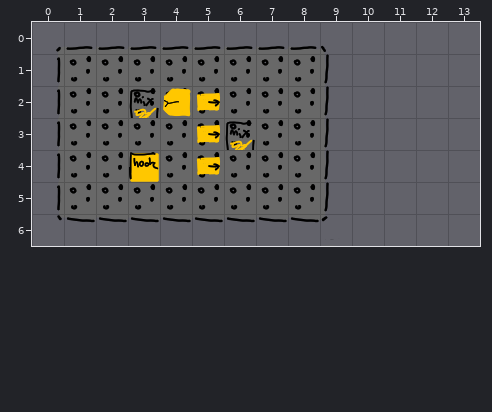
One commit to this Tiled map: game/src/levels/hook_something.tmx. The picture above was drawn from the file before the commit.
Cells are 32x32 px. Shown: x 0..13, y 0..6.
The result:
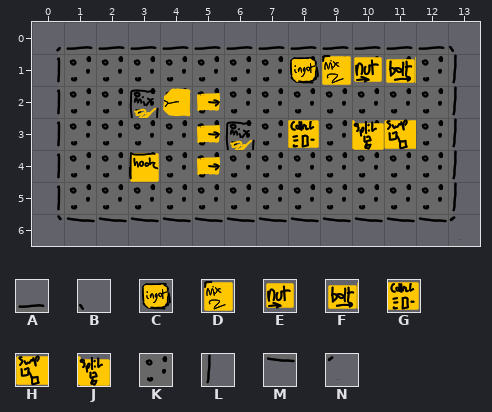
Key: from "tileset": A 1, B 2, C 7, D 8, E 9, F 10, G 11, H 12, J 13, K 17, L 18, M 33, N 34.
_ is an empty cell.
Objects are placed by their top-left corner, in cells (3,4 is the top-left corner of cell 3,4); size is 1x1 cell unless given.
Change:
Layer "floor":
Tile A replaces tile B in row 0 at x 9.
Tile A is added in row 0 at x 10 to 12.
Tile B is added in row 0 at x 13.
Tile K replaces tile L in rows 1 to 5 at x 9.
Tile K is added in rows 1 to 5 at x 10 to 12.
Tile L is added in rows 1 to 5 at x 13.
Tile M replaces tile N in row 6 at x 9.
Tile M is added in row 6 at x 10 to 12.
Tile N is added in row 6 at x 13.
Layer "objects":
A new object: C at 8,1.
A new object: D at 9,1.
A new object: E at 10,1.
A new object: F at 11,1.
A new object: G at 8,3.
A new object: H at 11,3.
A new object: J at 10,3.
Pixel boxes of the changes (left, top, right, bottom) in both pictures:
changed: (288, 45, 462, 240)
